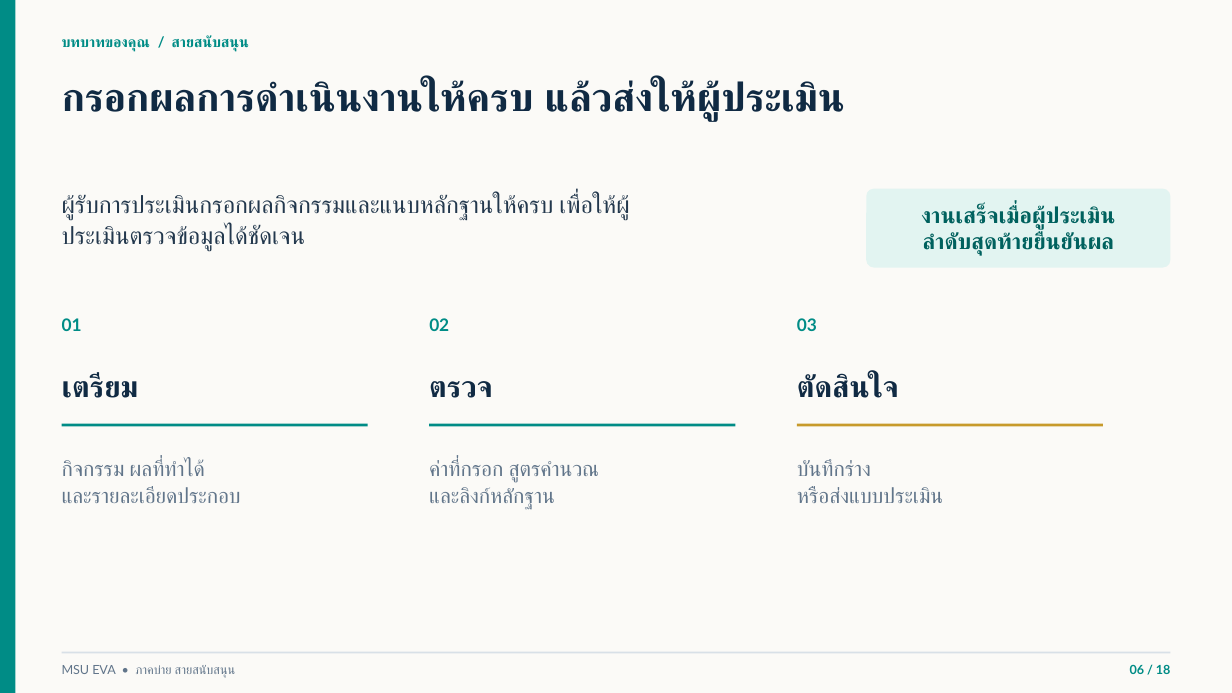
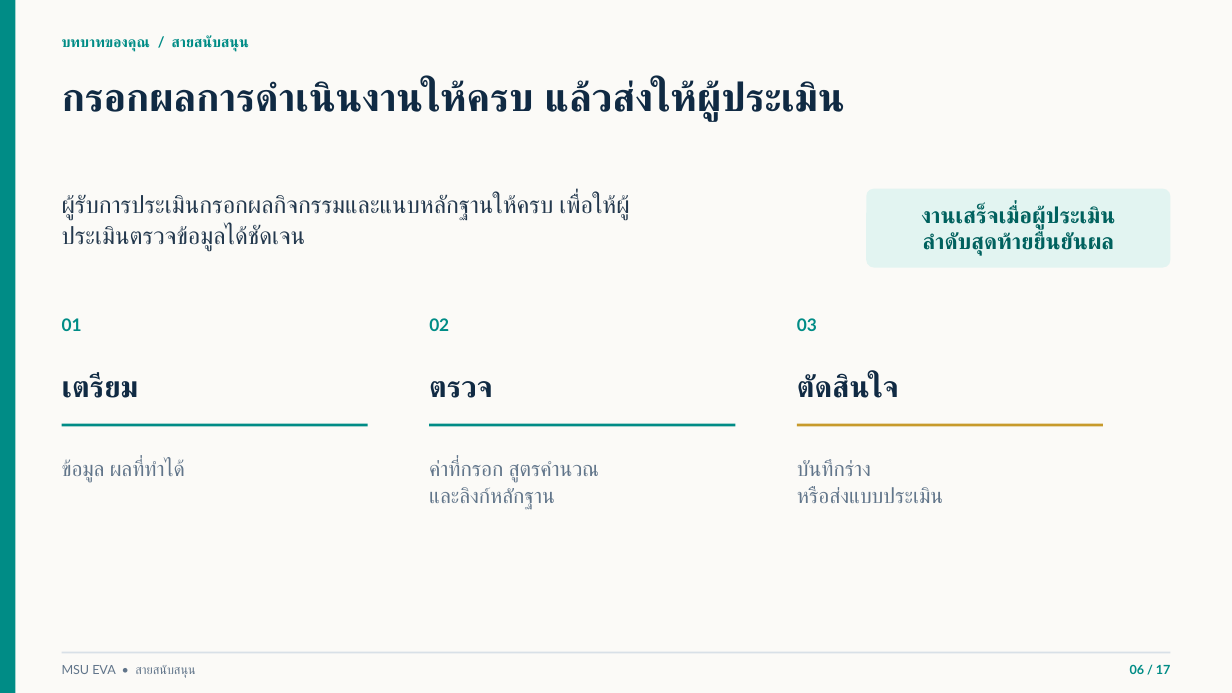
Before and after one commit to issenkku/issenkku-msu_eva-pass2, a slide deck: slide 6 of docs/MSU-EVA-อบรมสายสนับสนุน-ฉบับวิทยากร.pptx. Drawn at 1232x693 pixels with LibreOffice and Linux fonts; fonts in the diff are those of the drawing; background and template pictures are left out. Boxes give left, top, right and bottom in pixels: in the first picture for what was removed or moved away, otherwise in the second. Text is boxed around its words. In the diff, an @@ line names an element or a change of style, - is before the commit and + after.

```diff
--- a/docs/MSU-EVA-อบรมสายสนับสนุน-ฉบับวิทยากร.pptx
+++ b/docs/MSU-EVA-อบรมสายสนับสนุน-ฉบับวิทยากร.pptx
@@ text at (62,459,185,482): text changed @@
-กิจกรรม ผลที่ทำได้
-และรายละเอียดประกอบ
+ข้อมูล ผลที่ทำได้
@@ text at (62,665,196,678): text changed @@
-MSU EVA • ภาคบ่าย สายสนับสนุน
+MSU EVA • สายสนับสนุน
@@ text at (1130,665,1171,674): text changed @@
-06 / 18
+06 / 17
```
Also in this commit, not shown: 16 other slides changed, 1 slide removed, 8 other files.
